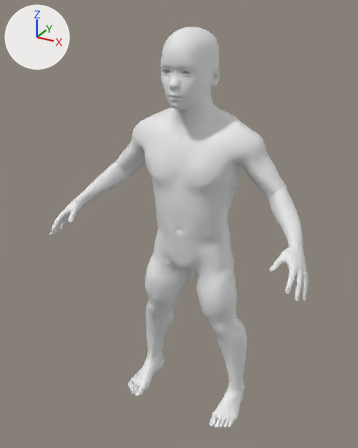
The glTF model game/assets/humans/dwarf_male_young.glb as it was, and as the next commit left it.
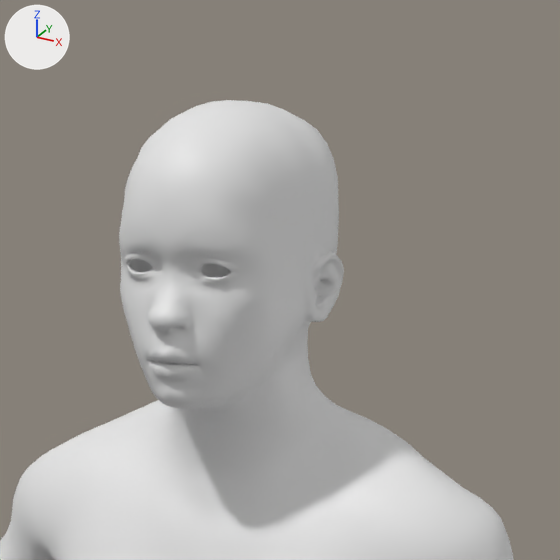
Each version appears first whole from a 50 mm camera at (0.572, -1.143, 1.131) aimed at (-0.02, -0.067, 0.593), and next in a close-up on the part from 36% to 78% of the width and 0% to 33% of the height. Lighting does not change. The marker at upper left points along +X, +Y and +Z. The first two pictures are the older version. Materials are left out; every surface is plain grey. Vertices at exactly the same position are counted once.

Names of what the first close-up shows: 'Body'.
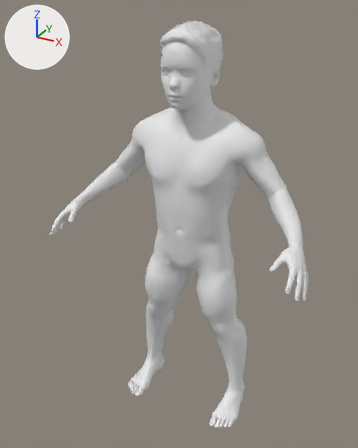
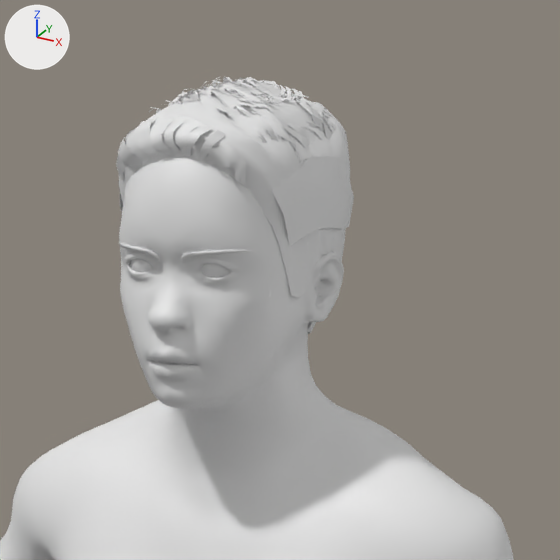
Changed parts and their boxes [x1, y1, x2, y2] in the close-ups (560 x 560 px):
'Body', reshaped: before [0, 100, 514, 560]; after [0, 77, 514, 560]
part 1 of me_mesh_0, added: after [116, 77, 354, 334]

Patch to the scene script:
```diff
--- a/game/assets/humans/dwarf_male_young.glb.py
+++ b/game/assets/humans/dwarf_male_young.glb.py
@@ me_mesh_0 @@
 # used by ob_body; location = (0.0, 0.0, 0.0)
-me_mesh_0.from_pydata(...)  # 13380 vertices, 26756 faces; spans x -0.365..0.365, y -0.227..0.072, z 0.001..1.087
+me_mesh_0.from_pydata(...)  # 16584 vertices, 30798 faces; spans x -0.365..0.365, y -0.227..0.072, z 0.001..1.101
+# me_mesh_0 part 1: 3204 vertices added at x -0.067..0.067, y -0.128..0.045, z 0.932..1.101
```
